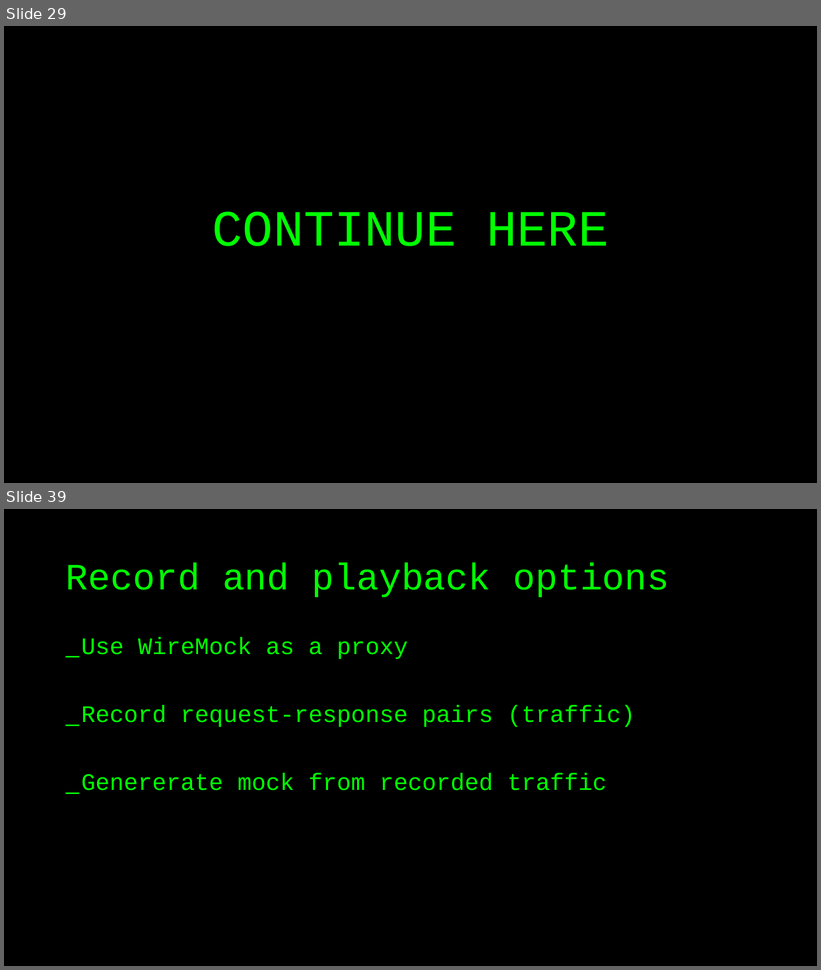
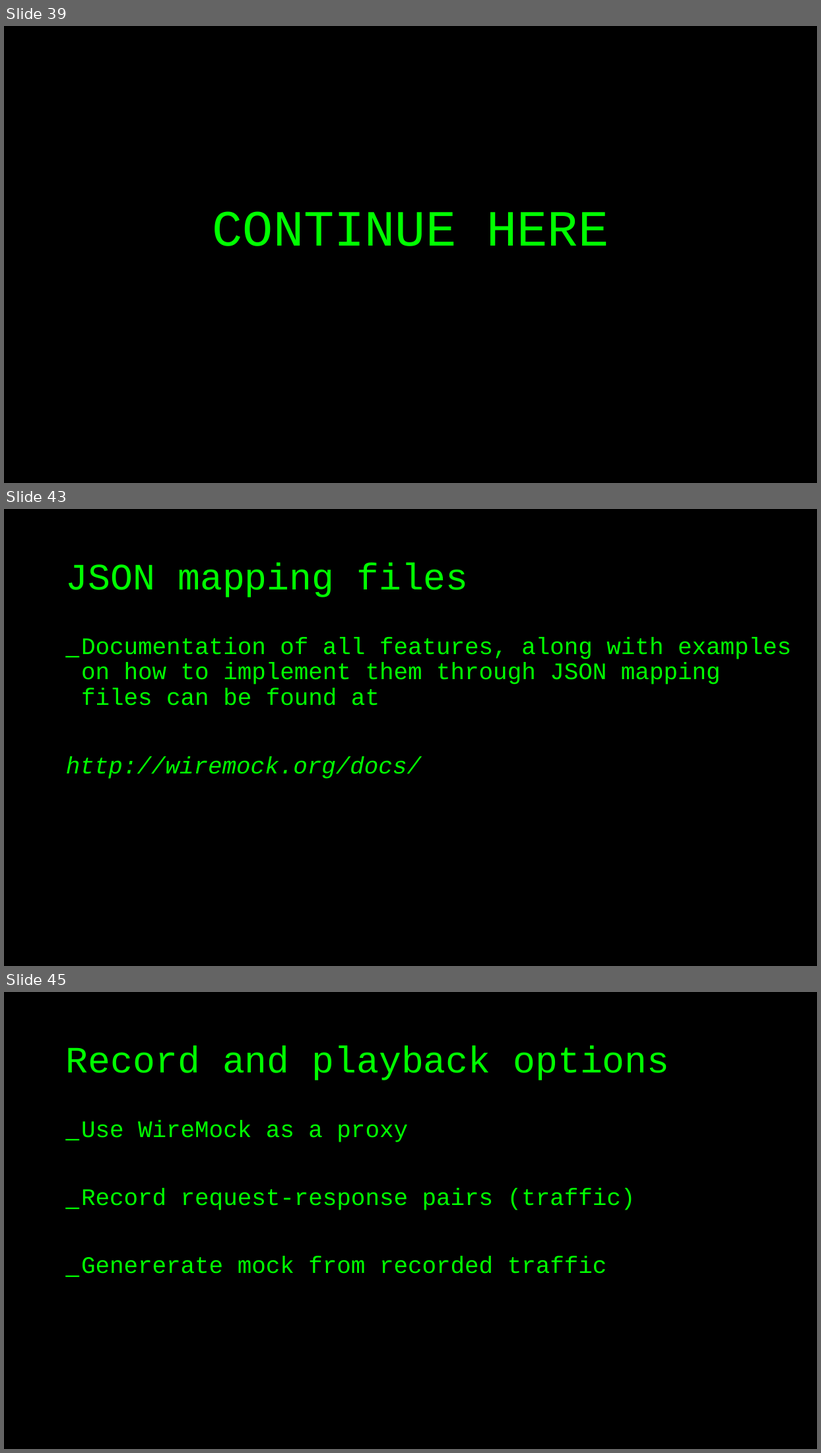
Before and after one commit to basdijkstra/wiremock-workshop, a slide deck: wiremock_workshop.pptx. Shown one above the other, each under a label of ours: slides 29 and 39 before the commit, slides 39, 43 and 45 after it; the slides between them are not shown. The pictures are 821x970 and 821x1453 pixels, drawn with LibreOffice and Linux fonts; fonts in the diff are those of the drawing. Boxes give left, top, right and bottom in pixels: in the first picture for what was removed or moved away, otherwise in the second. Text is boxed around its words. In the diff, an @@ line names an element or a change of style, - is before the commit and + after.

```diff
--- a/wiremock_workshop.pptx
+++ b/wiremock_workshop.pptx
@@ slide 43 added at (x1=4, y1=509, x2=817, y2=966), background #000000 @@
@@ title added at (x1=66, y1=562, x2=468, y2=597), 44 pt, text #00FF00 @@
+JSON mapping files
@@ text added at (x1=66, y1=637, x2=791, y2=779), 28 pt, text #00FF00 @@
+_ Documentation of all features, along with examples on how to implement them through JSON mapping files can be found at
+http://wiremock.org/docs/
@@ what was slide 29 is now slide 39 @@
@@ what was slide 39 is now slide 45 @@
```
Also in this commit, not shown: 3 slides changed, 6 other slides added, 1 slide removed.
